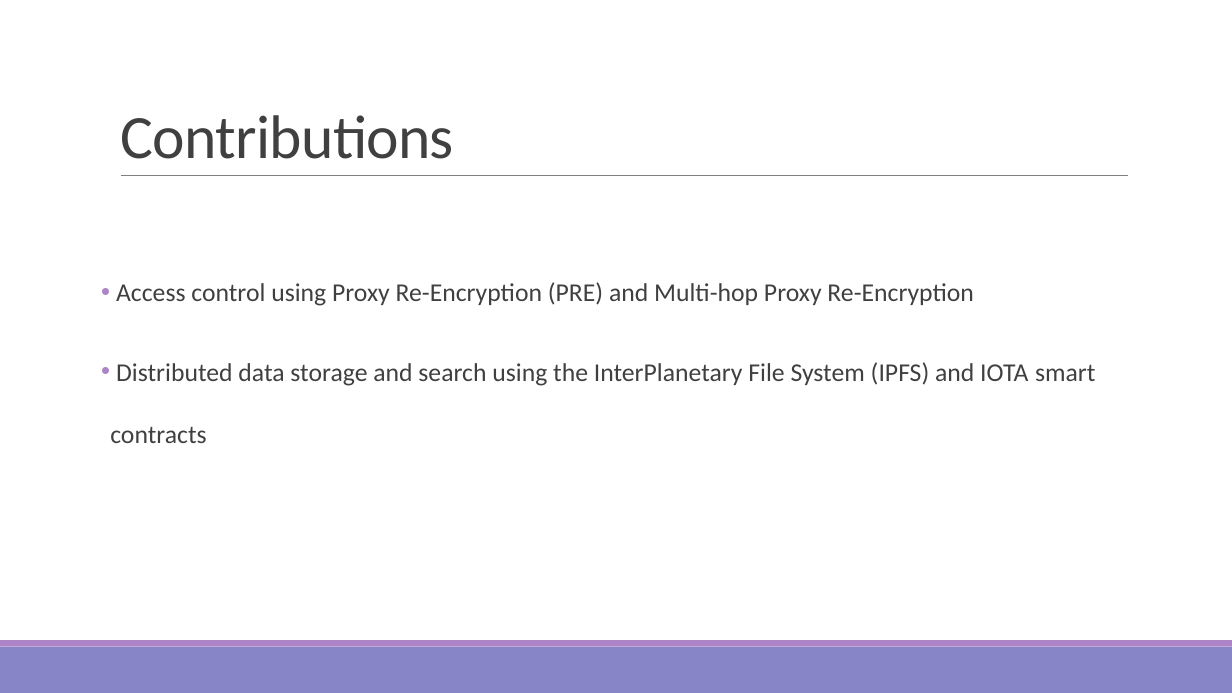
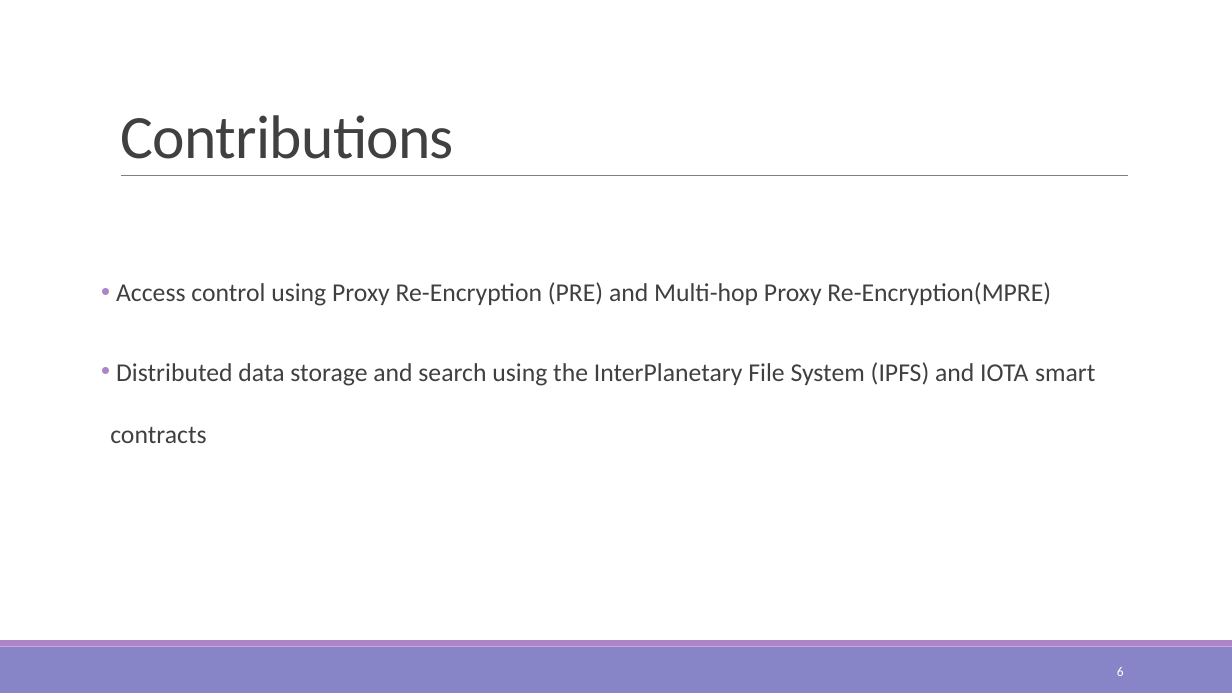
Before and after one commit to kuromasama/Paper, a slide deck: slide 6 of 澤洋碩論PPT.pptx. Drawn at 1232x693 pixels with LibreOffice and Linux fonts; fonts in the diff are those of the drawing. Boxes give left, top, right and bottom in pixels: in the first picture for what was removed or moved away, otherwise in the second. Text is boxed around its words. In the diff, an @@ line names an element or a change of style, - is before the commit and + after.

```diff
--- a/澤洋碩論PPT.pptx
+++ b/澤洋碩論PPT.pptx
@@ text at box(116, 282, 1051, 306): text changed @@
-• Access control using Proxy Re-Encryption (PRE) and Multi-hop Proxy Re-Encryption
+• Access control using Proxy Re-Encryption (PRE) and Multi-hop Proxy Re-Encryption(MPRE)
@@ page number added at box(1117, 667, 1124, 676), 10.5 pt, text #FFFFFF @@
+6
```
Also in this commit, not shown: 59 other slides changed, 9 slides added, 1 slide removed, 29 other files.
